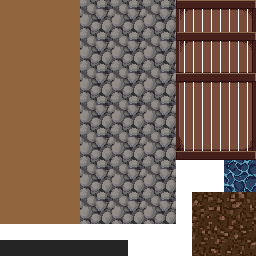
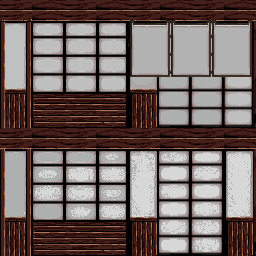
Two versions of the same layered image (256px x 256px). Layer-by-layer changes:
renamed "Layer 37" to "Layer 23", hid it, moved it into group "silhouettes", painted on it over (80, 0, 253, 224)
showed group "walls - lower class" (11 layers) over (0, 0, 256, 256)
renamed "Layer 23" to "Layer 25 copy", showed it, moved it into group "main tiles", painted on it over (128, 20, 254, 125)
renamed "Layer 23" to "Layer 32", moved it into group "main tiles", painted on it over (0, 21, 256, 128)
renamed "From selection" to "Layer 35", moved it into group "main tiles", painted on it over (0, 15, 256, 128)
painted on "Layer 34" (2nd of 2, in "walls - lower class" › "main tiles") over (0, 0, 256, 21)
renamed "Layer 35" to "Layer 34 copy 2", moved it into group "secondary tiles", painted on it over (0, 21, 256, 149)
painted on "Layer 35 copy 2" over (5, 150, 253, 253)
painted on "Layer 41" over (224, 150, 254, 256)
painted on "Layer 32 copy" over (0, 149, 256, 256)
showed group "tiles2" (1 layers) over (0, 0, 256, 128)
renamed "Layer 32" to "maze_maze_2", moved it into group "tiles2", painted on it over (0, 0, 256, 128)
removed layer "Layer 43" (in "tiles1") from group "tiles1" over (192, 192, 256, 256)
renamed "Layer 24" to "Layer 43", moved it above "Layer 38", painted on it over (192, 160, 256, 256)
painted on "Layer 38" over (192, 192, 256, 256)
added layer "Layer 24" in group "tiles1" over (224, 160, 256, 192)
renamed "Layer 9" to "Layer 37", painted on it over (0, 0, 176, 256)
renamed "Layer 8" to "Layer 9", painted on it over (0, 0, 128, 256)
added layer "Layer 8" in group "tiles1" over (0, 0, 80, 224)
painted on "Layer 7" over (96, 0, 176, 224)
painted on "Layer 42" over (176, 32, 256, 65)
painted on "Layer 6 copy" over (176, 0, 256, 160)
showed "Background" over (0, 0, 256, 256)